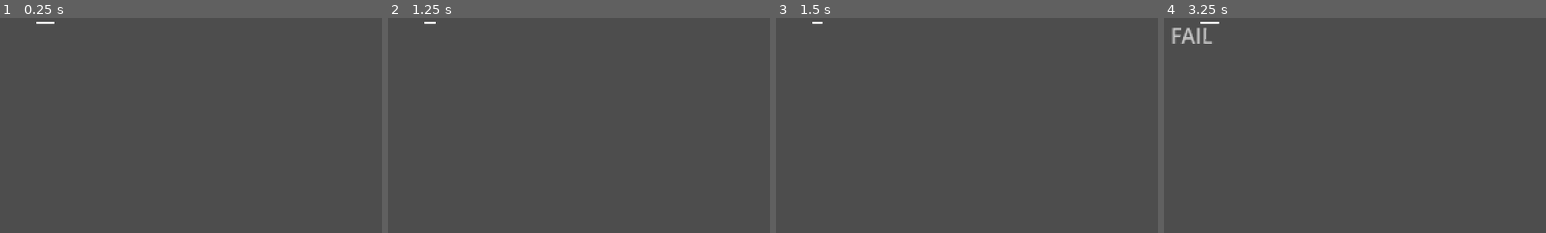
Above: before the commit, frames 1-4 (left to right).
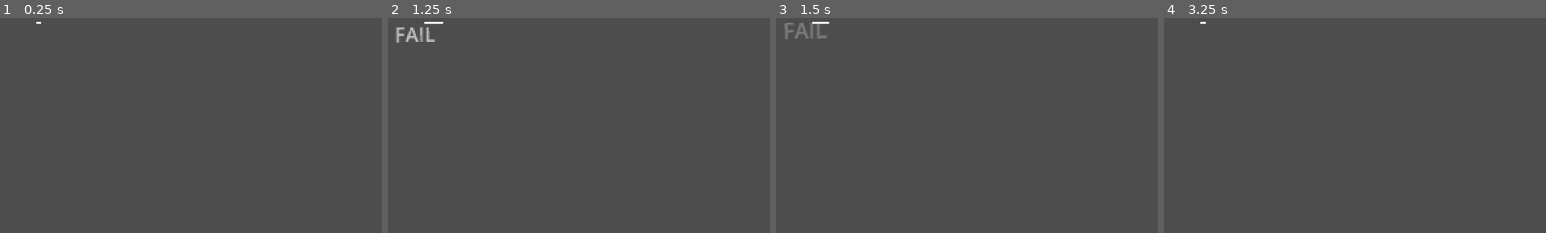
Above: after the commit, the same moments.

Repository: LiranDat/Spitandspell
Game: Godot game, scene res://scenes/main/main.tscn
Two runs of this game, one before a commit and one after it. Both use one fixed random seed, a clock stepped at 60 frames per second and the inputs below. This scene is started directly instead of the project's main scene.
Inputs (mouse positions are % of the whole screen's width and height, from its top left):
- Up to frame 1 (0.25 s): no input
- Up to frame 2 (1.25 s): tap Enter at 0.5 s; click (50, 50) at 0.67 s
- Up to frame 3 (1.5 s): move the mouse to (30, 55) at 1.27 s; click (30, 55) at 1.42 s
- Up to frame 4 (3.25 s): tap Space at 2 s; move the mouse to (60, 28) at 2.02 s; click (60, 28) at 2.17 s; move the mouse to (51, 43) at 2.77 s; click (51, 43) at 2.92 s
The pictures show only the part of the screen within x 0-50%, y 0-50%; the shares and areas given below are measured in that part.

The runs differ from the first frame. In frame 1, less than 0.1% of the frame differs, in the area x 10-15%, y 1-4%; in frame 2, 0.4%; in frame 3, 0.3%; in frame 4, 0.5%, in the area x 2-15%, y 1-12%.
Error in both runs: Invalid access of index '0' on a base object of type: 'PackedStringArray'. (res://scenes/lyrics/lyrics.gd:20)

Commit message:
jetzt funktioniert auch der shop

Diff:
--- a/scenes/lyrics/lyrics.gd
+++ b/scenes/lyrics/lyrics.gd
@@ -7,7 +7,7 @@
 var total_sum = 0
 var past_word
 var new_score
-var timer = 3
+var timer = 1
 
 # Arrangement
 var words_per_round = 2
--- a/scenes/main/main.gd
+++ b/scenes/main/main.gd
@@ -1,4 +1,4 @@
-extends Control
+extends Node
 
 var abc = { # [ Punkte, Häufigkeit ]
 	"A": [1, 9],
--- a/scenes/main/main.tscn
+++ b/scenes/main/main.tscn
@@ -1,12 +1,6 @@
 [gd_scene load_steps=2 format=3 uid="uid://gai0xjg0pvo8"]
 
-[ext_resource type="Script" uid="uid://b5ohtt11sy0jr" path="res://scenes/main/main.gd" id="1_iuonh"]
+[ext_resource type="Script" uid="uid://cb0h1ibnx7uyq" path="res://scenes/main/main.gd" id="1_hyk8p"]
 
-[node name="main" type="Control"]
-layout_mode = 3
-anchors_preset = 15
-anchor_right = 1.0
-anchor_bottom = 1.0
-grow_horizontal = 2
-grow_vertical = 2
-script = ExtResource("1_iuonh")
+[node name="main" type="Node"]
+script = ExtResource("1_hyk8p")
Not shown, changed: scenes/main/main.gd.uid
